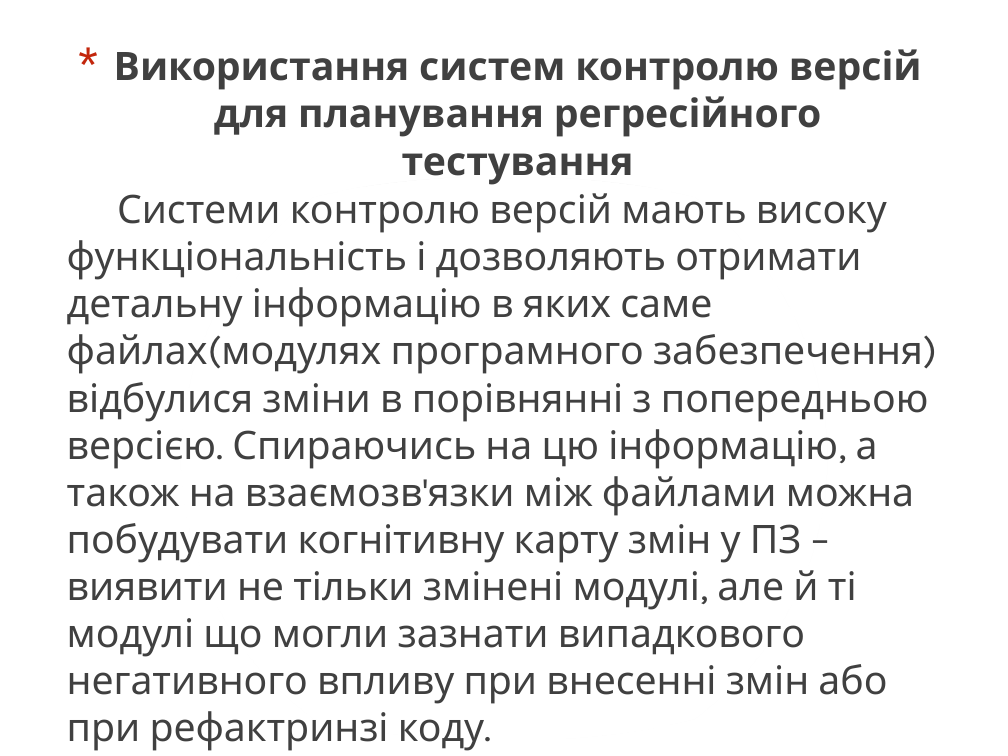
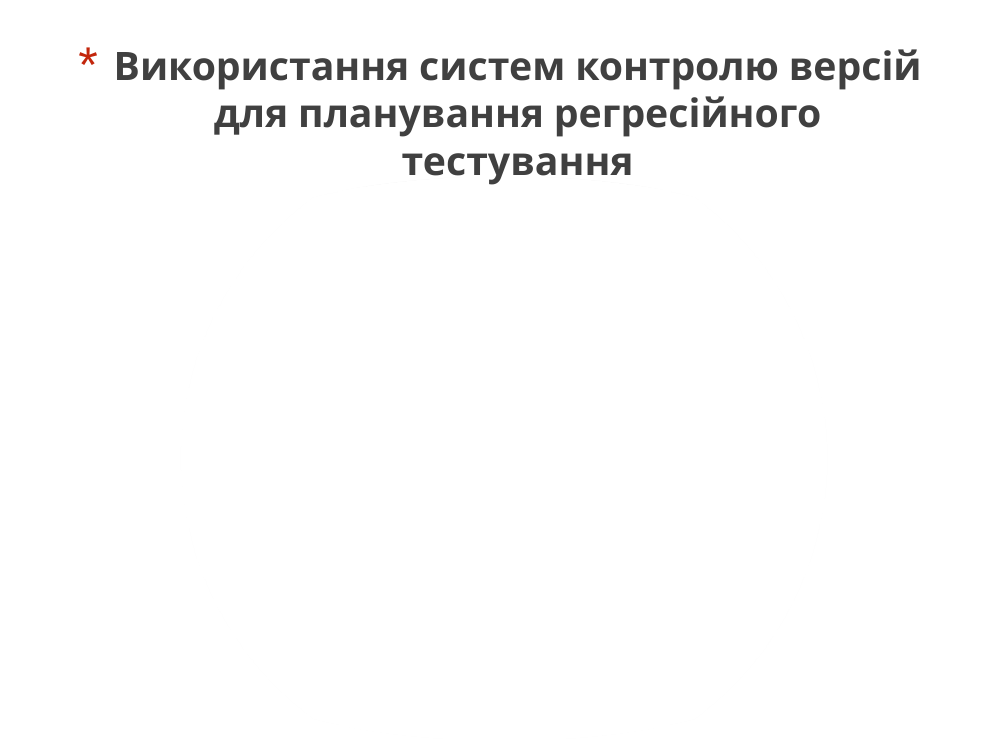
Before and after one commit to asdanilenk/Bakalavr, a slide deck: slide 10 of Diplom.pptx (slide 7 before the commit). Drawn at 1008x756 pixels with LibreOffice and Linux fonts; fonts in the diff are those of the drawing; grey boxes stand for pictures. Boxes give left, top, right and bottom in pixels: in the first picture for what was removed or moved away, otherwise in the second. Text is boxed around its words. In the diff, an @@ line names an element or a change of style, - is before the commit and + after.

```diff
--- a/Diplom.pptx
+++ b/Diplom.pptx
@@ text removed at (67,193,929,704) @@
-Системи контролю версій мають високу функціональність і дозволяють отримати детальну інформацію в яких саме файлах(модулях програмного забезпечення) відбулися зміни в порівнянні з попередньою версією. Спираючись на цю інформацію, а також на взаємозв'язки між файлами можна побудувати когнітивну карту змін у ПЗ – виявити не тільки змінені модулі, але й ті модулі що могли зазнати випадкового негативного впливу при внесенні змін або при рефактринзі коду.
```
Also in this commit, not shown: 3 other slides changed, 7 slides added, 3 slides removed, 12 other files.
